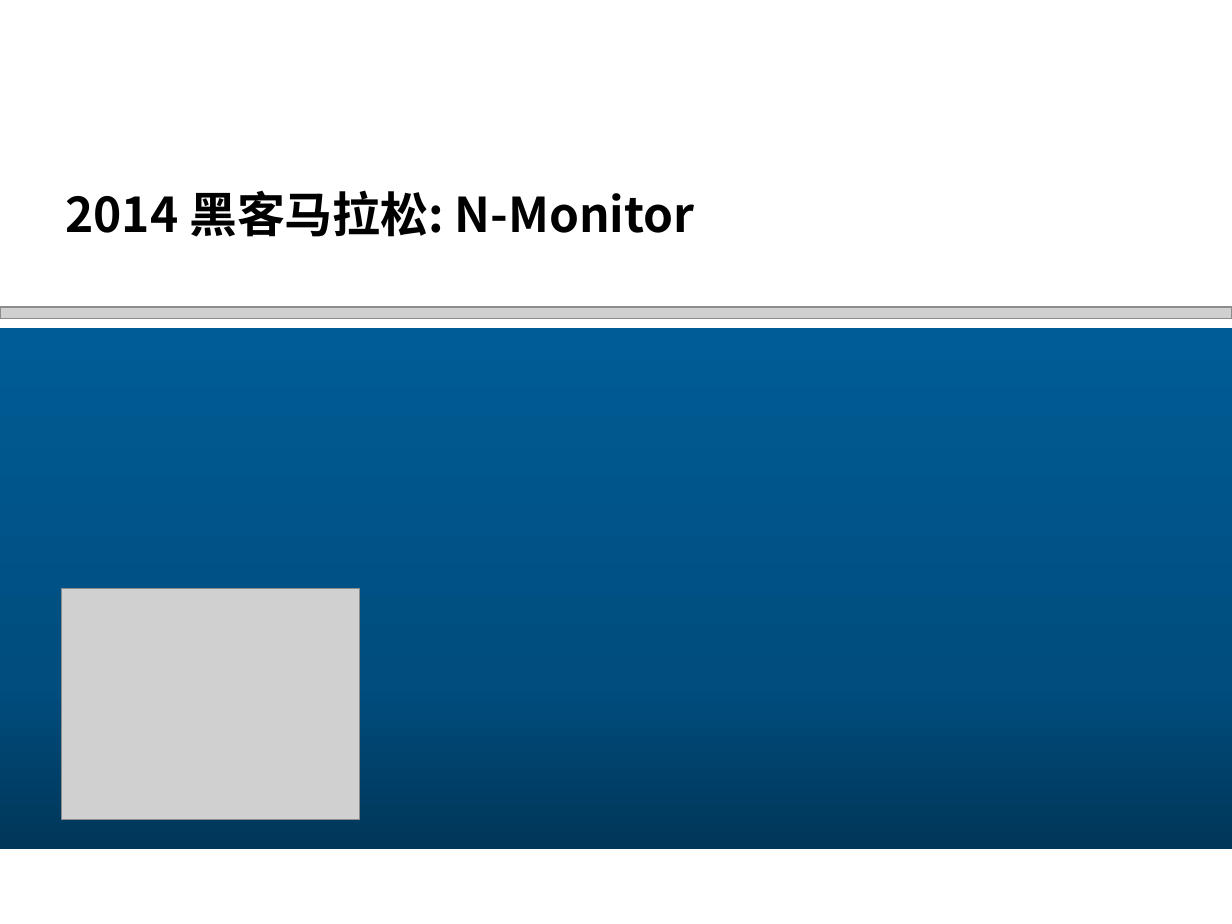
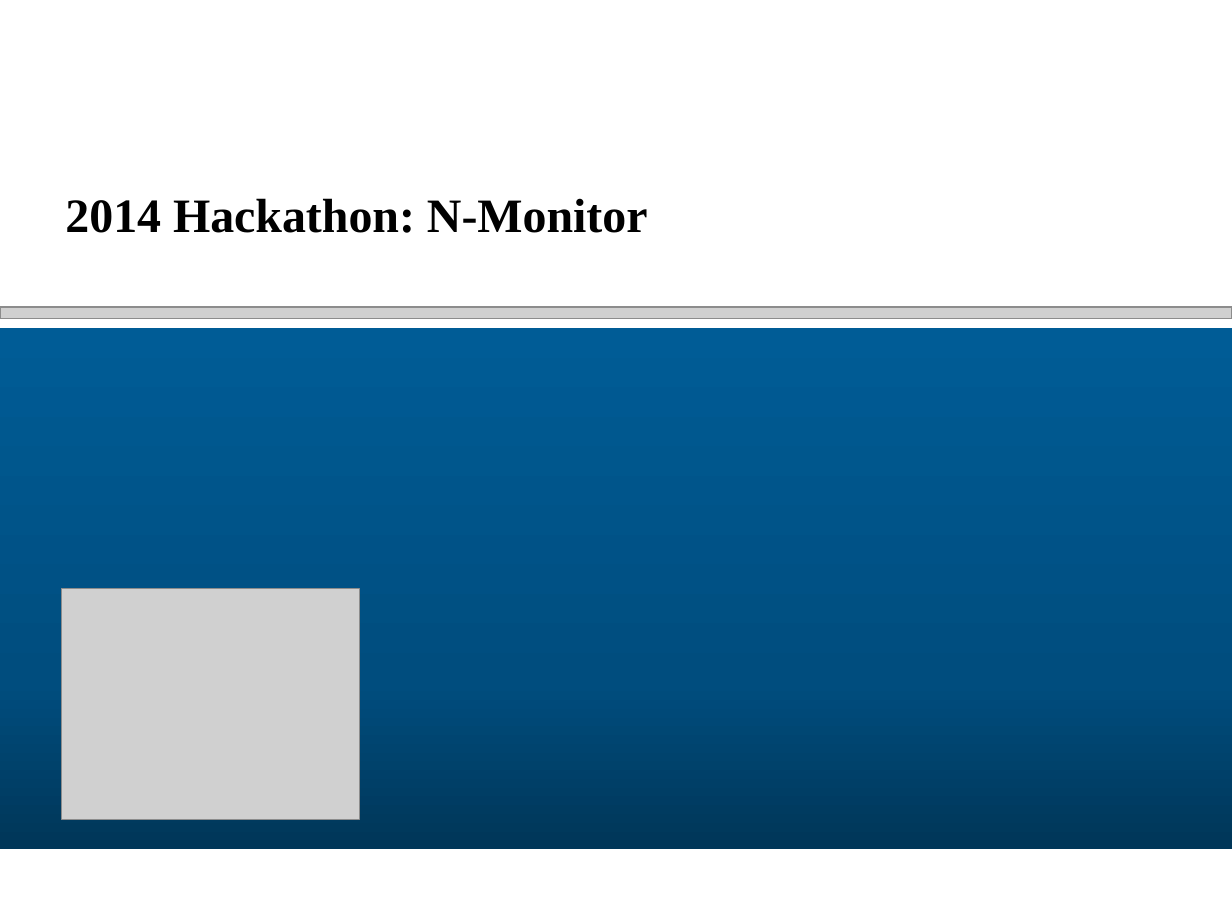
Before and after one commit to glenlivet/NRLP, a slide deck: slide 1 of 2014黑客马拉松_N-Monitor.pptx. Drawn at 1232x924 pixels with LibreOffice and Linux fonts; fonts in the diff are those of the drawing; grey boxes stand for pictures; background and template pictures are left out. Boxes give left, top, right and bottom in pixels: in the first picture for what was removed or moved away, otherwise in the second. Text is boxed around its words. In the diff, an @@ line names an element or a change of style, - is before the commit and + after.

```diff
--- a/2014黑客马拉松_N-Monitor.pptx
+++ b/2014黑客马拉松_N-Monitor.pptx
@@ title at bbox=[65, 198, 648, 233]: text changed; font Noto Sans CJK SC to Times New Roman @@
-2014 黑客马拉松: N-Monitor
+2014 Hackathon: N-Monitor
```
Also in this commit, not shown: 1 other slide changed, 6 slides added, 7 slides removed, 9 other files.
